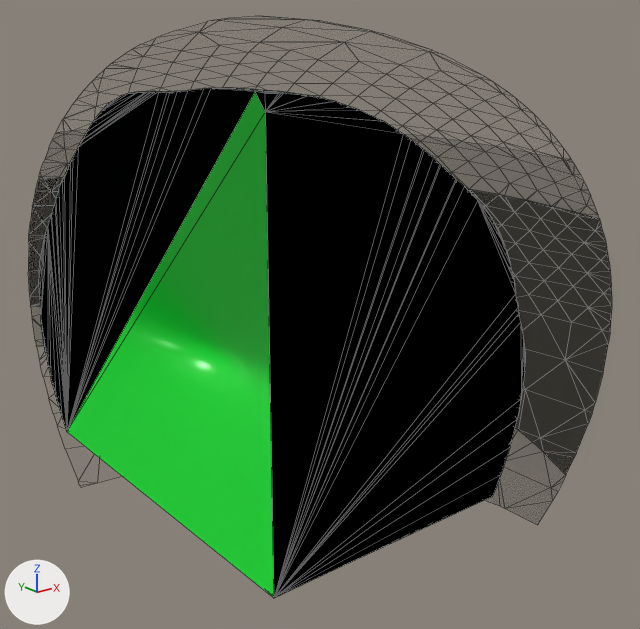
What one commit did to the glTF model assets/models/enemies/glass_globe_tr_163.glb.
Rendered twice from a 50 mm camera at (-29.7, -39.1, 30.3) aimed at (-0.9, -3.1, 16.0). The lights are fixed; the arrows at lower left show +X, +Y and +Z. The first picture is the older version. Mesh edges are drawn as thin lines. Vertices at exactly the same position are counted once.

Names of what the first picture shows: 'glass_globe_tr'.
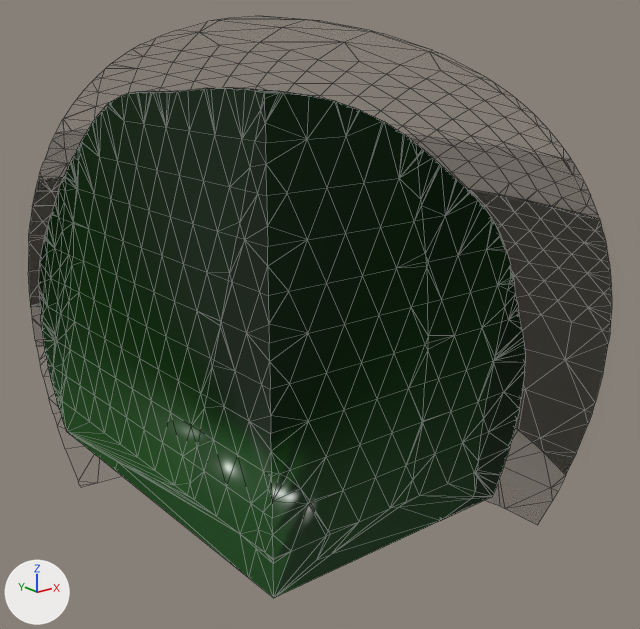
Changed parts and their boxes (x1, y1, x2, y2) in the pictures (640 x 629 px):
part 1 of me_glass_globe_tr, reshaped
    before: (67, 91, 403, 598)
    after: (39, 88, 525, 598)

The change in detail:
me_glass_globe_tr is used by ob_glass_globe_tr; location (0.0, 0.0, 0.0).
me_glass_globe_tr had 1289 vertices, 2437 faces and spanned x -12.0..9.9, y -14.0..9.9, z 5.9..31.0.
me_glass_globe_tr now has 1636 vertices, 3133 faces and spans x -12.0..9.9, y -14.0..9.9, z 5.9..31.0.
me_glass_globe_tr part 1: 1 vertex removed from x -12.0, y -14.0, z 27.9; 348 vertices added at x -12.0..1.5, y -14.0..8.4, z 8.9..28.5.
